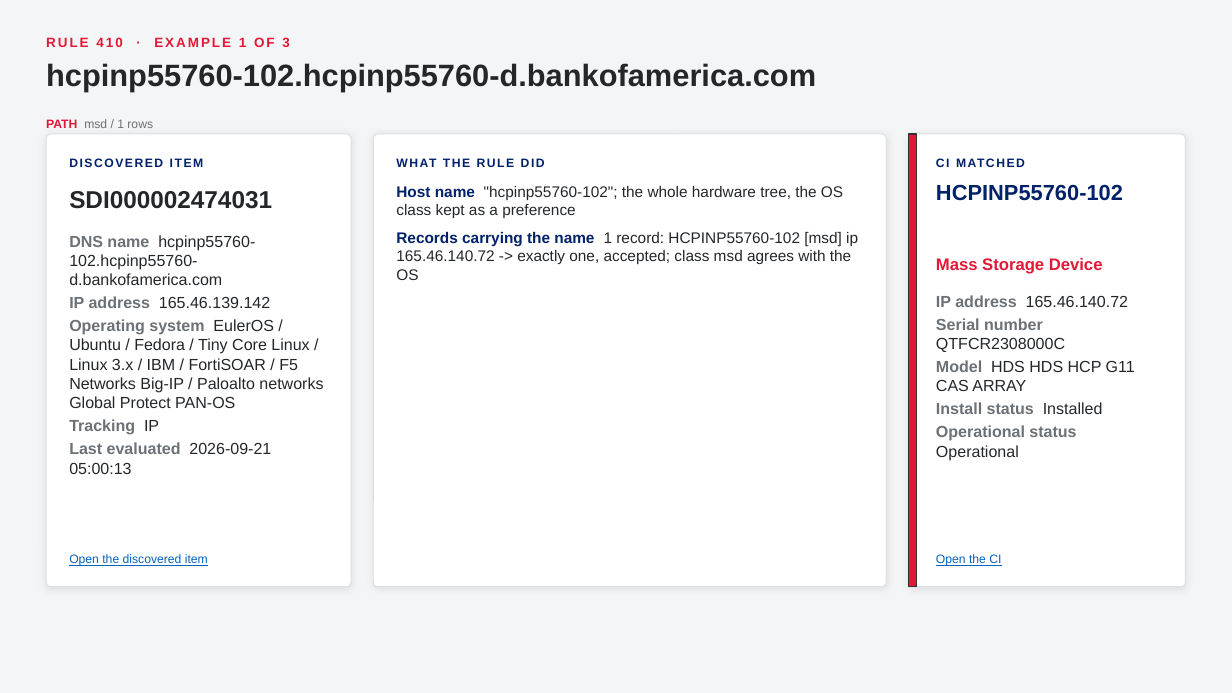
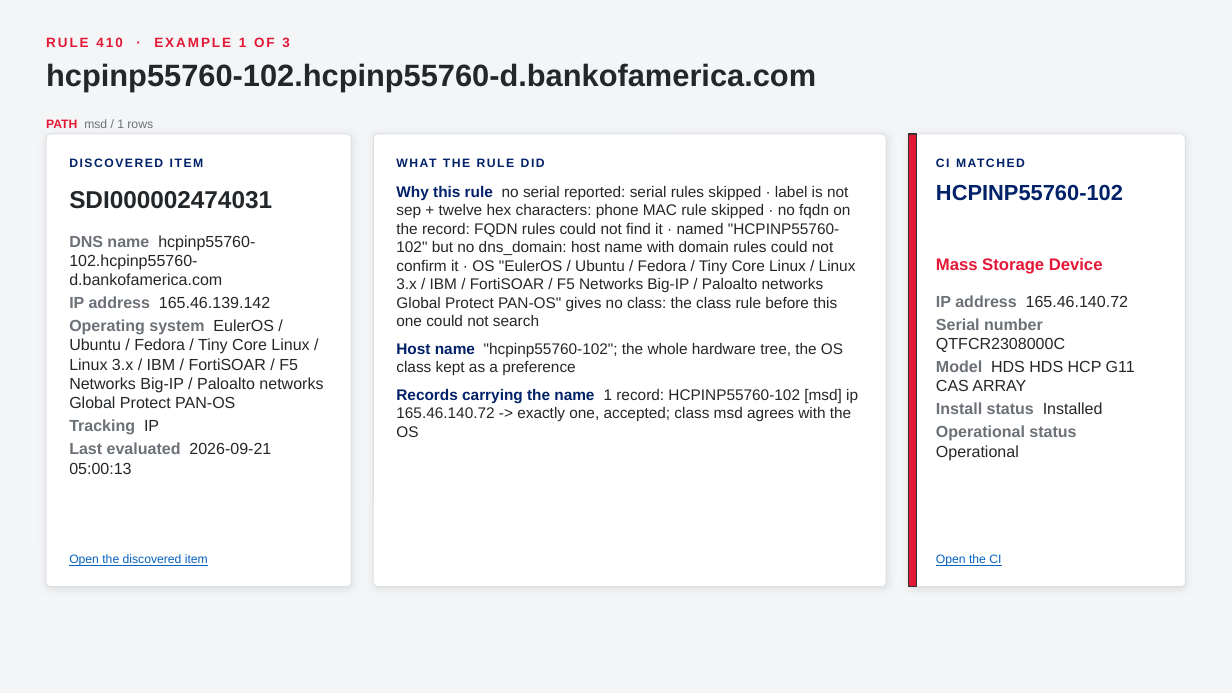
Before and after one commit to singhmihir/py, a slide deck: slide 42 of stories/qualys-ci-lookup-rules/Qualys CI Lookup Rules - CMDB Team Demo.pptx. Drawn at 1232x693 pixels with LibreOffice and Linux fonts; fonts in the diff are those of the drawing. Boxes give left, top, right and bottom in pixels: in the first picture for what was removed or moved away, otherwise in the second. Text is boxed around its words. In the diff, an @@ line names an element or a change of style, - is before the commit and + after.

```diff
--- a/stories/qualys-ci-lookup-rules/Qualys CI Lookup Rules - CMDB Team Demo.pptx
+++ b/stories/qualys-ci-lookup-rules/Qualys CI Lookup Rules - CMDB Team Demo.pptx
@@ text at [396,186,856,326]: paragraph added @@
+1. Why this rule no serial reported: serial rules skipped · label is not sep + twelve hex characters: phone MAC rule skipped · no fqdn on the record: FQDN rules could not find it · named "HCPINP55760-102" but no dns_domain: host name with domain rules could not confirm it · OS "EulerOS / Ubuntu / Fedora / Tiny Core Linux / Linux 3.x / IBM / FortiSOAR / F5 Networks Big-IP / Paloalto networks Global Protect PAN-OS" gives no class: the class rule before this one could not search
```
Also in this commit, not shown: 54 other slides changed, 1 slide added, 8 slides removed, 5 other files.
